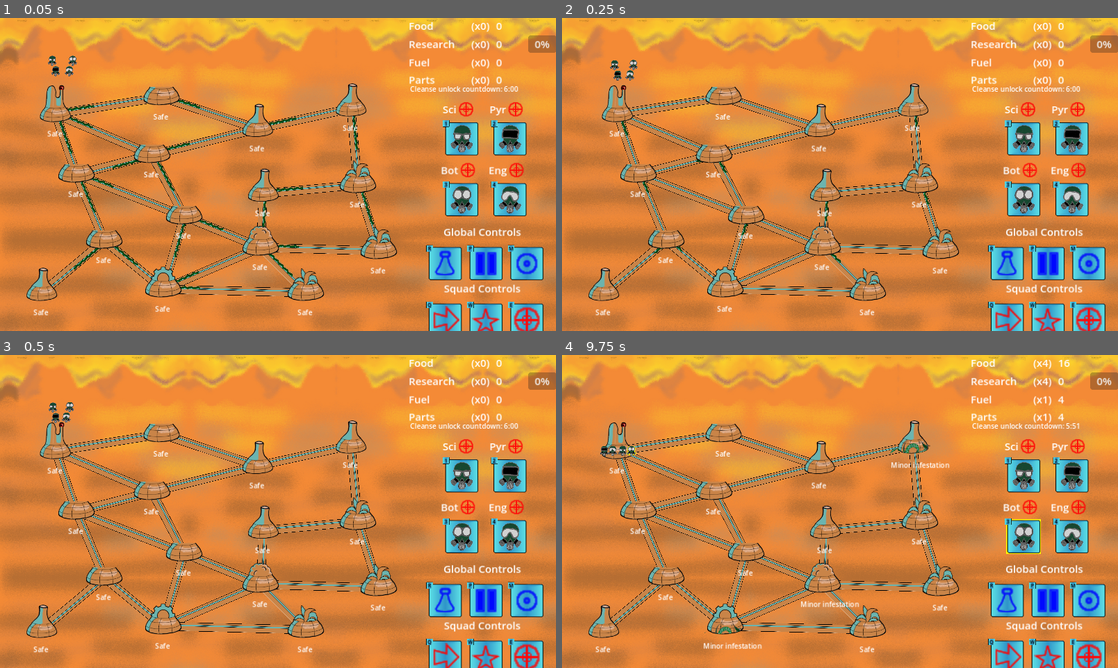
Above: before the commit, frames 1-4 (two rows, left to right).
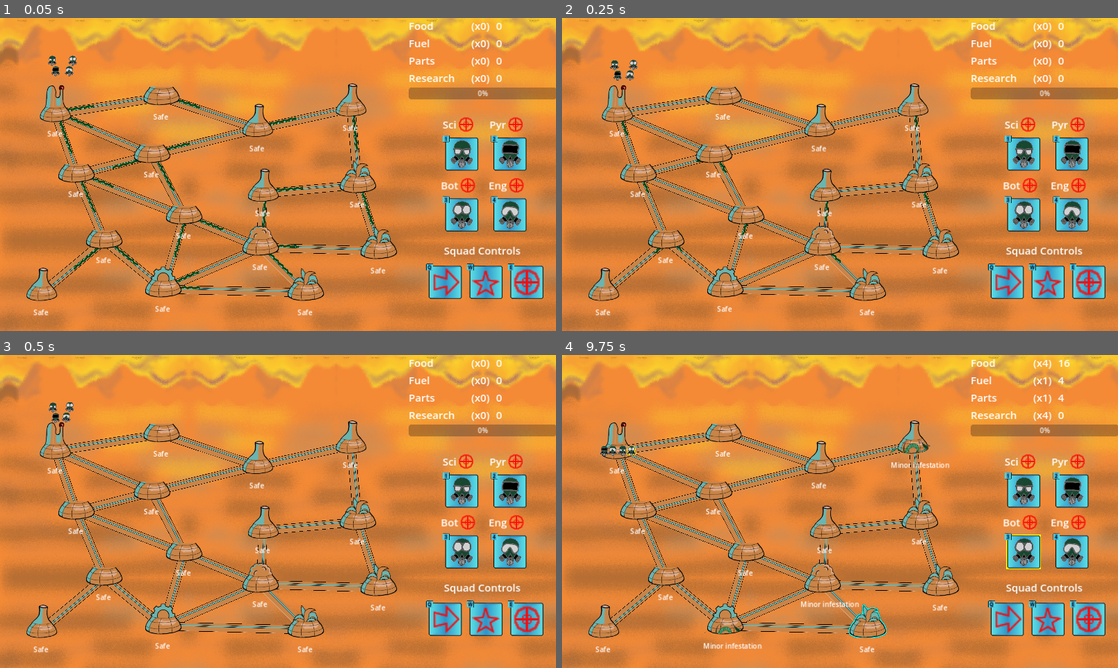
Above: after the commit, the same moments.

Repository: Aveli-games/contra-tentacula
Game: Godot game, scene res://main.tscn
Two runs of this game, one before a commit and one after it. Both use one fixed random seed, a clock stepped at 60 frames per second and the inputs below.
Inputs (mouse positions are in pixels of both pictures, inside the frame that each line leads up to):
- Up to frame 1 (0.05 s): no input
- Up to frame 2 (0.25 s): no input
- Up to frame 3 (0.5 s): no input
- Up to frame 4 (9.75 s): move the mouse to (617, 439) at 0.52 s; hold E (Fight) 0.53-1.28 s; click (617, 439) at 0.67 s; move the mouse to (712, 480) at 1.27 s; tap Q (Move) at 1.35 s; click (712, 480) at 1.42 s; move the mouse to (723, 423) at 2.02 s; hold W (Special) 2.03-2.78 s; click (723, 423) at 2.17 s; move the mouse to (639, 502) at 2.77 s; tap 1 (Squad1) at 2.85 s; click (639, 502) at 2.92 s; tap Enter at 3.5, 5.75, 8 s; move the mouse to (745, 542) at 3.52 s; hold 2 (Squad2) 3.53-4.28 s; click (745, 542) at 3.67 s; tap Space at 4.25, 6.5, 8.75 s; move the mouse to (667, 567) at 4.27 s; tap 3 (Squad3) at 4.35 s; click (667, 567) at 4.42 s; move the mouse to (723, 614) at 5.02 s; hold 4 (Squad4) 5.03-5.78 s; click (723, 614) at 5.17 s; move the mouse to (600, 617) at 5.77 s; tap E (Fight) at 5.85 s; click (600, 617) at 5.92 s; move the mouse to (817, 455) at 6.52 s; hold Q (Move) 6.53-7.28 s; click (817, 455) at 6.67 s; move the mouse to (823, 520) at 7.27 s; tap W (Special) at 7.35 s; click (823, 520) at 7.42 s; move the mouse to (823, 574) at 8.02 s; hold 1 (Squad1) 8.03-8.78 s; click (823, 574) at 8.17 s; move the mouse to (867, 617) at 8.77 s; tap 2 (Squad2) at 8.85 s; click (867, 617) at 8.92 s; move the mouse to (1006, 558) at 9.52 s; hold 3 (Squad3) from 9.53 s (still down); click (1006, 558) at 9.67 s

The runs differ from the first frame. In frame 1, 10% of the frame differs, in the area x 73-100%, y 5-100%; in frame 2, 10%; in frame 3, 10%; in frame 4, 10%, in the area x 51-100%, y 5-100%.

Commit message:
Rework win/loss conditions
Win: Complete research (300)

Lose: Lose HQ or all 4 research domes

Current "exploit": Squat on research dome and HQ, then very slowly get research victory

Diff:
--- a/autoloads/Globals.gd
+++ b/autoloads/Globals.gd
@@ -13,15 +13,15 @@
 var BASE_CONNECTOR_INFESTATION_RATE = 0.075
 var BASE_INFESTATION_CHANCE = 0.008
 const ROOTED_INFESTATION_CHANCE_MODIFIER = 0.13
-var RESEARCH_WIN_THRESHOLD = 200
-const DOME_REMAINING_LOSS_THRESHOLD = 5
+var RESEARCH_WIN_THRESHOLD = 300
+const RESEARCH_DOME_LOSS_THRESHOLD = 4
 const INFESTATION_COUNTDOWN = 60
 var DOME_TYPE_LIMITS = { # 15 domes total or crash
 	Globals.ResourceType.NONE: 5,
 	Globals.ResourceType.FOOD: 4,
 	Globals.ResourceType.FUEL: 1,
 	Globals.ResourceType.PARTS: 1,
-	Globals.ResourceType.RESEARCH: 4,
+	Globals.ResourceType.RESEARCH: RESEARCH_DOME_LOSS_THRESHOLD,
 }
 
 # resource management
@@ -41,9 +41,9 @@
 	ResourceType.RESEARCH: 0
 }
 
+var infested_domes = 0
 var remaining_domes = 15
-var infested_domes = 0
-var cleanse_win_condition_unlocked = false
+var remaining_research_domes = RESEARCH_DOME_LOSS_THRESHOLD
 
 func add_resource(type: ResourceType, change: float):
 	resources[type] += change
--- a/dome.gd
+++ b/dome.gd
@@ -125,9 +125,6 @@
 #	then only domes that have an external modifier applied (allows systematic extermination)
 func get_modified_infestation_chance():
 	var total_modifiers = infestation_chance_modifiers.values().reduce(sum, 0)
-	if Globals.cleanse_win_condition_unlocked:
-		return total_modifiers
-
 	return (infestation_chance + total_modifiers)
 
 func sum(accum, number):
--- a/main.gd
+++ b/main.gd
@@ -7,7 +7,6 @@
 var selected_action: Globals.ActionType = Globals.ActionType.NONE
 
 func _ready():
-	$DomeCleanseWinCountdown/HBoxContainer/RemainingTime.text = time_to_minutes_secs($DomeCleanseWinTimer.time_left)
 	Globals.research_win.connect(_on_victory)
 
 	$Squads/Scientists.set_type(Globals.SquadType.SCIENTIST)
@@ -108,13 +107,12 @@
 
 func _on_dome_lost(dome: Dome):
 	Globals.remaining_domes -= 1
+	if dome.resource_type == Globals.ResourceType.RESEARCH:
+		Globals.remaining_research_domes -= 1
 
 	# If HQ lost, game over. If we hit the dome loss threshold, game over
-	if dome == $Domes/Dome || Globals.remaining_domes <= Globals.DOME_REMAINING_LOSS_THRESHOLD:
+	if dome == $Domes/Dome || Globals.remaining_research_domes == 0:
 		game_over.emit()
-
-func _on_dome_cleanse_win_timer_timeout():
-	Globals.cleanse_win_condition_unlocked = true
 
 func _on_infestation_spawned():
 	Globals.infested_domes += 1
@@ -125,24 +123,11 @@
 	if Globals.infested_domes > 0:
 		Globals.infested_domes -= 1
 
-	# Check for cleanse win condition after cleanse win condition timeout
-	if Globals.cleanse_win_condition_unlocked && Globals.infested_domes == 0:
-		victory.emit()
+	for dome in $Domes.get_children():
+		dome.add_infestation_chance_modifier(self, (Globals.BASE_INFESTATION_CHANCE / 1.75 * (1 - float(Globals.infested_domes) / Globals.remaining_domes)))
 
 func _on_victory():
 	$WinLoseLabel.text = "You win!"
 
 func _on_game_over():
 	$WinLoseLabel.text = "You lose :("
-
-func _on_timer_timeout():
-	$DomeCleanseWinCountdown/HBoxContainer/RemainingTime.text = time_to_minutes_secs($DomeCleanseWinTimer.time_left)
-
-func time_to_minutes_secs(time : float):
-	var mins = int(time) / 60
-	time -= mins * 60
-	var secs = int(time)
-	if secs < 10:
-		return str(mins) + ":0" + str(secs)
-	else:
-		return str(mins) + ":" + str(secs)
--- a/main.tscn
+++ b/main.tscn
@@ -15,11 +15,6 @@
 offset_right = 40.0
 offset_bottom = 40.0
 texture = ExtResource("2_mx7vp")
-
-[node name="DomeCleanseWinTimer" type="Timer" parent="."]
-wait_time = 360.0
-one_shot = true
-autostart = true
 
 [node name="Domes" type="Node2D" parent="."]
 position = Vector2(-16, 112)
@@ -94,32 +89,6 @@
 offset_bottom = 104.0
 theme_override_font_sizes/font_size = 64
 
-[node name="DomeCleanseWinCountdown" type="Control" parent="."]
-layout_mode = 3
-anchors_preset = 0
-offset_left = 944.0
-offset_top = 144.0
-offset_right = 984.0
-offset_bottom = 184.0
-
-[node name="HBoxContainer" type="HBoxContainer" parent="DomeCleanseWinCountdown"]
-layout_mode = 0
-offset_right = 40.0
-offset_bottom = 40.0
-
-[node name="Title" type="Label" parent="DomeCleanseWinCountdown/HBoxContainer"]
-layout_mode = 2
-text = "Cleanse unlock countdown:"
-
-[node name="RemainingTime" type="Label" parent="DomeCleanseWinCountdown/HBoxContainer"]
-layout_mode = 2
-text = "0"
-
-[node name="Timer" type="Timer" parent="DomeCleanseWinCountdown"]
-autostart = true
-
 [connection signal="game_over" from="." to="." method="_on_game_over"]
 [connection signal="victory" from="." to="." method="_on_victory"]
 [connection signal="gui_input" from="TextureRect" to="." method="_on_texture_rect_gui_input"]
-[connection signal="timeout" from="DomeCleanseWinTimer" to="." method="_on_dome_cleanse_win_timer_timeout"]
-[connection signal="timeout" from="DomeCleanseWinCountdown/Timer" to="." method="_on_timer_timeout"]
--- /dev/null
+++ b/progress_bar.gd
@@ -0,0 +1,9 @@
+extends ProgressBar
+
+func _ready():
+	Globals.resource_updated.connect(_on_resource_updated)
+	max_value = Globals.RESEARCH_WIN_THRESHOLD
+
+func _on_resource_updated(resource_type: Globals.ResourceType):
+		if resource_type == Globals.ResourceType.RESEARCH:
+			value = Globals.resources[resource_type]
--- a/resource_info_display.gd
+++ b/resource_info_display.gd
@@ -4,8 +4,6 @@
 
 func _ready():
 	Globals.resource_updated.connect(_on_resource_updated)
-	if find_child("ProgressBar"):
-		$ProgressBar.max_value = Globals.RESEARCH_WIN_THRESHOLD
 
 func set_text(text: String):
 	$ResourceName.text = text
@@ -16,5 +14,3 @@
 func _on_resource_updated(type: Globals.ResourceType):
 	if resource_type && resource_type == type:
 		$ResourceAmount.text = str(floor(Globals.resources[type]))
-		if resource_type == Globals.ResourceType.RESEARCH:
-			$ProgressBar.value = Globals.resources[resource_type]
--- a/texture_icon.tscn
+++ b/texture_icon.tscn
@@ -14,9 +14,9 @@
 [sub_resource type="ShaderMaterial" id="ShaderMaterial_iirww"]
 resource_local_to_scene = true
 shader = ExtResource("2_f7ed0")
-shader_parameter/line_color = Color(1, 1, 0, 1)
+shader_parameter/line_color = Color(0, 0, 0, 1)
 shader_parameter/line_thickness = 4.924
-shader_parameter/on = false
+shader_parameter/on = true
 
 [node name="TextureIcon" type="Control"]
 material = SubResource("ShaderMaterial_cle1f")
--- a/ui.tscn
+++ b/ui.tscn
@@ -1,8 +1,9 @@
-[gd_scene load_steps=14 format=3 uid="uid://1gp43cg7oef4"]
+[gd_scene load_steps=15 format=3 uid="uid://1gp43cg7oef4"]
 
 [ext_resource type="Script" path="res://ui.gd" id="1_wssrf"]
 [ext_resource type="PackedScene" uid="uid://ce1jmy6wn14ce" path="res://resource_info_display.tscn" id="1_xef0o"]
 [ext_resource type="PackedScene" uid="uid://buvr472mrq05r" path="res://squad_info_display.tscn" id="2_oxt2f"]
+[ext_resource type="Script" path="res://progress_bar.gd" id="3_7nddf"]
 [ext_resource type="Script" path="res://global_controls.gd" id="4_dw5pm"]
 [ext_resource type="PackedScene" uid="uid://ba0a03ibw3jqe" path="res://texture_icon.tscn" id="5_35yct"]
 [ext_resource type="Script" path="res://squad_controls.gd" id="5_613uf"]
@@ -58,7 +59,7 @@
 offset_left = 941.0
 offset_right = 1281.0
 offset_bottom = 720.0
-theme_override_constants/separation = 32
+theme_override_constants/separation = 40
 
 [node name="ResourceDisplay" type="VBoxContainer" parent="RightSidebar"]
 layout_mode = 2
@@ -68,14 +69,6 @@
 layout_mode = 2
 resource_type = 1
 
-[node name="ResearchInfo" parent="RightSidebar/ResourceDisplay" instance=ExtResource("1_xef0o")]
-layout_mode = 2
-resource_type = 4
-
-[node name="ProgressBar" type="ProgressBar" parent="RightSidebar/ResourceDisplay/ResearchInfo"]
-layout_mode = 2
-size_flags_horizontal = 3
-
 [node name="FuelInfo" parent="RightSidebar/ResourceDisplay" instance=ExtResource("1_xef0o")]
 layout_mode = 2
 resource_type = 2
@@ -83,6 +76,15 @@
 [node name="PartsInfo" parent="RightSidebar/ResourceDisplay" instance=ExtResource("1_xef0o")]
 layout_mode = 2
 resource_type = 3
+
+[node name="ResearchInfo" parent="RightSidebar/ResourceDisplay" instance=ExtResource("1_xef0o")]
+layout_mode = 2
+resource_type = 4
+
+[node name="ProgressBar" type="ProgressBar" parent="RightSidebar/ResourceDisplay"]
+layout_mode = 2
+size_flags_horizontal = 3
+script = ExtResource("3_7nddf")
 
 [node name="SquadDisplay" type="GridContainer" parent="RightSidebar"]
 layout_mode = 2
@@ -113,6 +115,7 @@
 theme_override_constants/separation = 15
 
 [node name="GlobalControlLabel" type="Label" parent="RightSidebar/ControlsDisplay"]
+visible = false
 layout_mode = 2
 theme_override_font_sizes/font_size = 24
 text = "Global Controls
@@ -121,6 +124,7 @@
 vertical_alignment = 1
 
 [node name="GlobalControls" type="HBoxContainer" parent="RightSidebar/ControlsDisplay"]
+visible = false
 layout_mode = 2
 theme_override_constants/separation = 30
 alignment = 1
